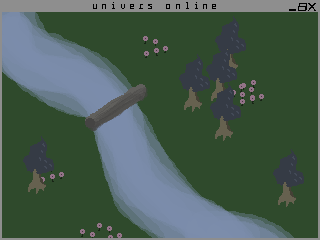
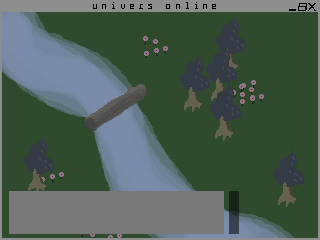
Layered file, before and after one edit (320x240). Changes by layer:
added layer "Layer 14" above "Layer 2" over [9, 191, 239, 234]
moved "Layer 4" above "Layer 15", painted on it over [23, 191, 239, 207]
removed layer "Layer 12" over [80, 229, 104, 234]
removed layer "Layer 11" over [97, 223, 122, 234]
removed layer "Layer 13" over [9, 191, 239, 234]
removed layer "Background" over [9, 191, 239, 234]
renamed "Layer 8" to "Background copy", painted on it over [9, 191, 239, 234]
removed layer "Layer 5" over [9, 191, 239, 234]
